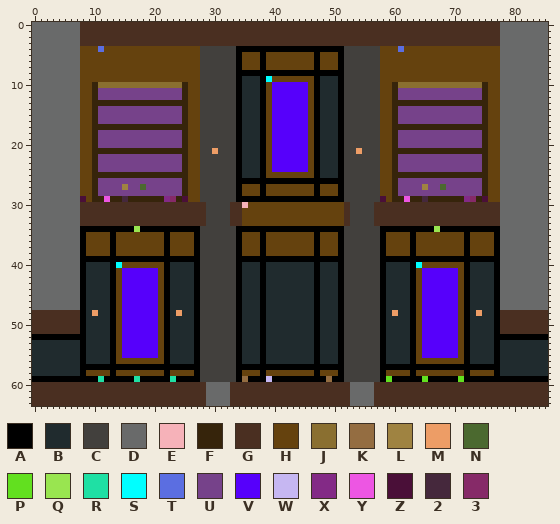
Two states of a pixel-art file, Assets/Maps/GrandArchives/WritingRoom.aseprite. The first picture shows the starting point.
86x64 pixels, 1 frame.
Palette (. is transparent): A #000000  B #202b2e  C #42403d  D #696a6a  E #f6b2b9  F #36240b  G #4a2f21  H #65420e  J #8a6f30  K #946d41  L #9f8341  M #ed9d66  N #4b692f  P #62e01f  Q #99e550  R #1fe0a4  S #00ffff  T #5b6ee1  U #76428a  V #5600fb  W #c6b7f2  X #832a86  Y #ed56e3  Z #4a0f38  2 #45283c  3 #862a68
After:
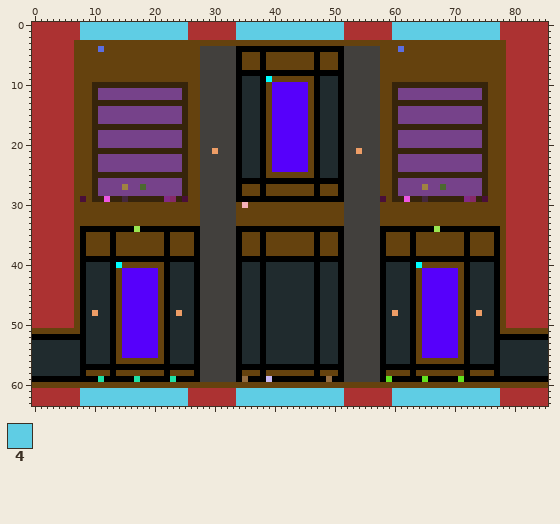
Colours new in this view: 4 #5fcde4
From old to new:
layer "Tiles" now hidden
colour D: #696a6a -> #ac3232
Changed rows in their new state; - is a pixel that keeps its letter.
first column x 0:
 0 --------444444444444444444DDDDDDDD444444444444444444DDDDDDDD444444444444444444--------
 1 --------444444444444444444DDDDDDDD444444444444444444DDDDDDDD444444444444444444--------
 2 --------444444444444444444DDDDDDDD444444444444444444DDDDDDDD444444444444444444--------
 3 -------HHHHHHHHHHHHHHHHHHHHHHHHHHHHHHHHHHHHHHHHHHHHHHHHHHHHHHHHHHHHHHHHHHHHHHHH-------
 4 -------H----------------------------------------------------------------------H-------
 5 -------H----------------------------------------------------------------------H-------
 6 -------H----------------------------------------------------------------------H-------
 7 -------H----------------------------------------------------------------------H-------
 8 -------H----------------------------------------------------------------------H-------
 9 -------H----------------------------------------------------------------------H-------
10 -------H---FFFFFFFFFFFFFF------------------------------------FFFFFFFFFFFFFF---H-------
11 -------H----------------------------------------------------------------------H-------
12 -------H----------------------------------------------------------------------H-------
13 -------H----------------------------------------------------------------------H-------
14 -------H----------------------------------------------------------------------H-------
15 -------H----------------------------------------------------------------------H-------
16 -------H----------------------------------------------------------------------H-------
17 -------H----------------------------------------------------------------------H-------
18 -------H----------------------------------------------------------------------H-------
19 -------H----------------------------------------------------------------------H-------
20 -------H----------------------------------------------------------------------H-------
21 -------H----------------------------------------------------------------------H-------
22 -------H----------------------------------------------------------------------H-------
23 -------H----------------------------------------------------------------------H-------
24 -------H----------------------------------------------------------------------H-------
25 -------H----------------------------------------------------------------------H-------
26 -------H----------------------------------------------------------------------H-------
27 -------H----------------------------------------------------------------------H-------
28 -------H----------------------------------------------------------------------H-------
29 -------H----------------------------------------------------------------------H-------
30 -------HHHHHHHHHHHHHHHHHHHHHC----CH-----------------C----CHHHHHHHHHHHHHHHHHHHHH-------
31 -------HHHHHHHHHHHHHHHHHHHHHC----CH-----------------C----CHHHHHHHHHHHHHHHHHHHHH-------
32 -------HHHHHHHHHHHHHHHHHHHHHC----CH-----------------C----CHHHHHHHHHHHHHHHHHHHHH-------
33 -------HHHHHHHHHHHHHHHHHHHHHC----CH-----------------C----CHHHHHHHHHHHHHHHHHHHHH-------
34 -------H----------------------------------------------------------------------H-------
35 -------H----------------------------------------------------------------------H-------
36 -------H----------------------------------------------------------------------H-------
37 -------H----------------------------------------------------------------------H-------
38 -------H----------------------------------------------------------------------H-------
39 -------H----------------------------------------------------------------------H-------
40 -------H----------------------------------------------------------------------H-------
41 -------H----------------------------------------------------------------------H-------
42 -------H----------------------------------------------------------------------H-------
43 -------H----------------------------------------------------------------------H-------
44 -------H----------------------------------------------------------------------H-------
45 -------H----------------------------------------------------------------------H-------
46 -------H----------------------------------------------------------------------H-------
47 -------H----------------------------------------------------------------------H-------
48 DDDDDDDH----------------------------------------------------------------------HDDDDDDD
49 DDDDDDDH----------------------------------------------------------------------HDDDDDDD
50 DDDDDDDH----------------------------------------------------------------------HDDDDDDD
51 HHHHHHHH----------------------------------------------------------------------HHHHHHHH
first column x 0:
60 HHHHHHHHHHHHHHHHHHHHHHHHHHHHHHHHHHHHHHHHHHHHHHHHHHHHHHHHHHHHHHHHHHHHHHHHHHHHHHHHHHHHHH
61 DDDDDDDD444444444444444444DDD----D444444444444444444D----DDD444444444444444444DDDDDDDD
62 DDDDDDDD444444444444444444DDD----D444444444444444444D----DDD444444444444444444DDDDDDDD
63 DDDDDDDD444444444444444444DDD----D444444444444444444D----DDD444444444444444444DDDDDDDD
Where, in picture pixels (left, top, right, bottom), the same in both pictures:
changed: (32, 22, 548, 334)
changed: (32, 382, 548, 406)
